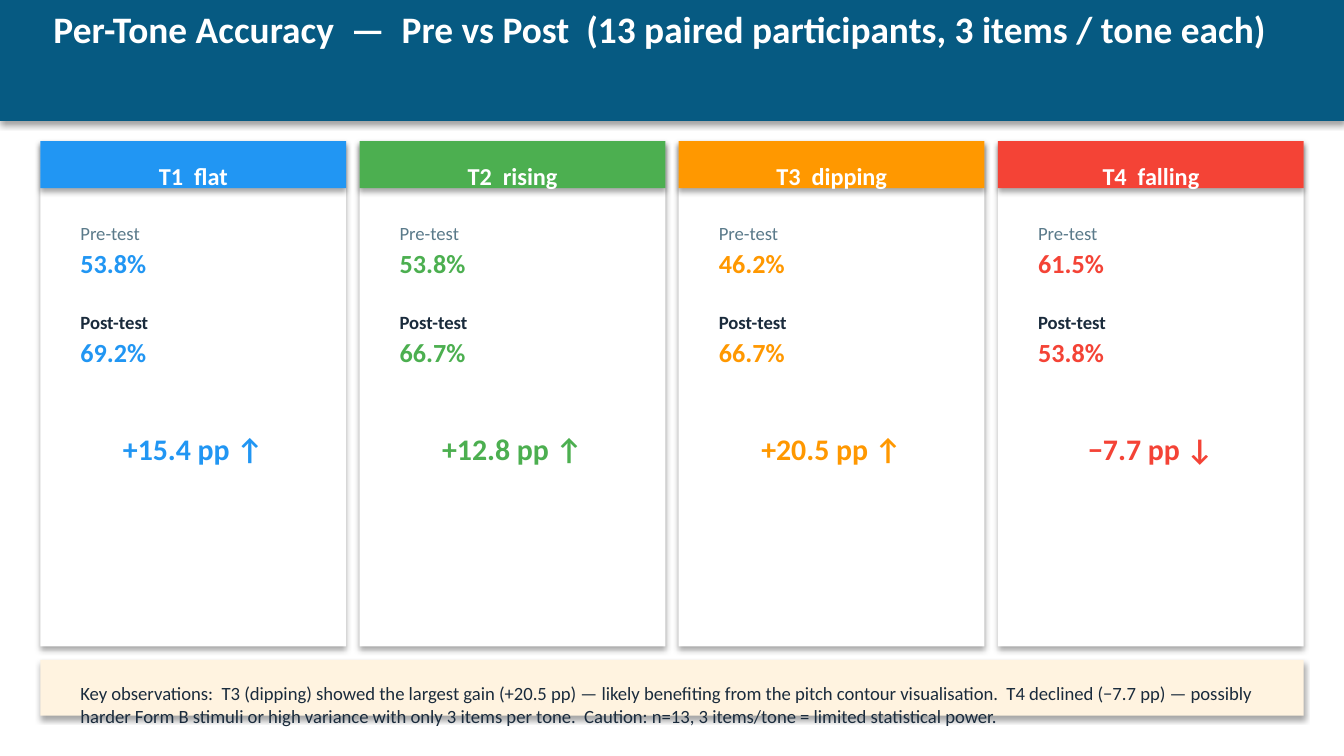
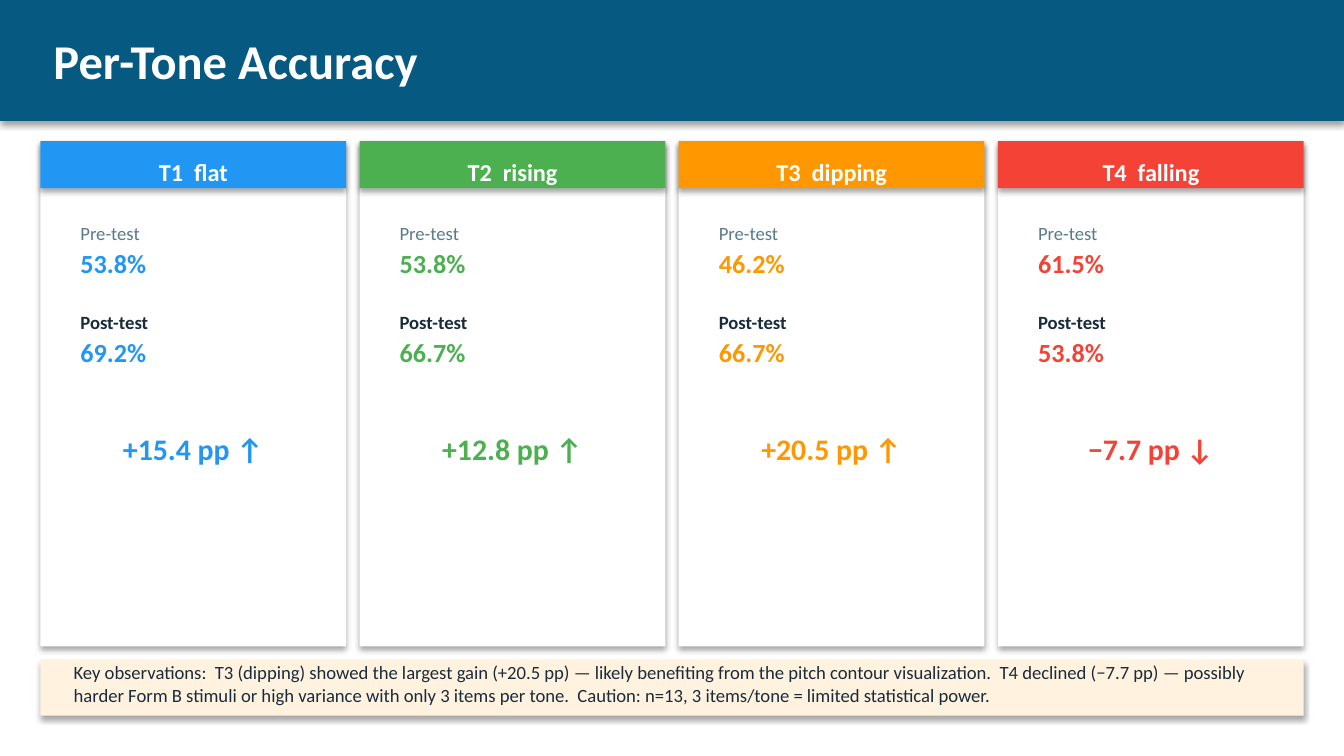
Before and after one commit to Bharath-J/mandarin-tone-coach, a slide deck: slide 6 of Milestone2.pptx. Drawn at 1344x756 pixels with LibreOffice and Linux fonts; fonts in the diff are those of the drawing. Boxes give left, top, right and bottom in pixels: in the first picture for what was removed or moved away, otherwise in the second. Text is boxed around its words. In the diff, an @@ line names an element or a change of style, - is before the commit and + after.

```diff
--- a/Milestone2.pptx
+++ b/Milestone2.pptx
@@ vertical alignment top to middle in 5 elements at box(159, 164, 228, 181), box(468, 164, 558, 185), box(776, 164, 887, 185), box(1103, 164, 1200, 185), box(53, 47, 417, 87) @@
@@ text at box(53, 47, 417, 87): text changed; size 20 to 26 pt @@
-Per-Tone Accuracy — Pre vs Post (13 paired participants, 3 items / tone each)
+Per-Tone Accuracy
@@ text at box(74, 665, 1245, 705): text changed @@
-Key observations: T3 (dipping) showed the largest gain (+20.5 pp) — likely benefiting from the pitch contour visualisation. T4 declined (−7.7 pp) — possibly harder Form B stimuli or high variance with only 3 items per tone. Caution: n=13, 3 items/tone = limited statistical power.
+Key observations: T3 (dipping) showed the largest gain (+20.5 pp) — likely benefiting from the pitch contour visualization. T4 declined (−7.7 pp) — possibly harder Form B stimuli or high variance with only 3 items per tone. Caution: n=13, 3 items/tone = limited statistical power.
```
Also in this commit, not shown: 8 other slides changed, 1 other file.
